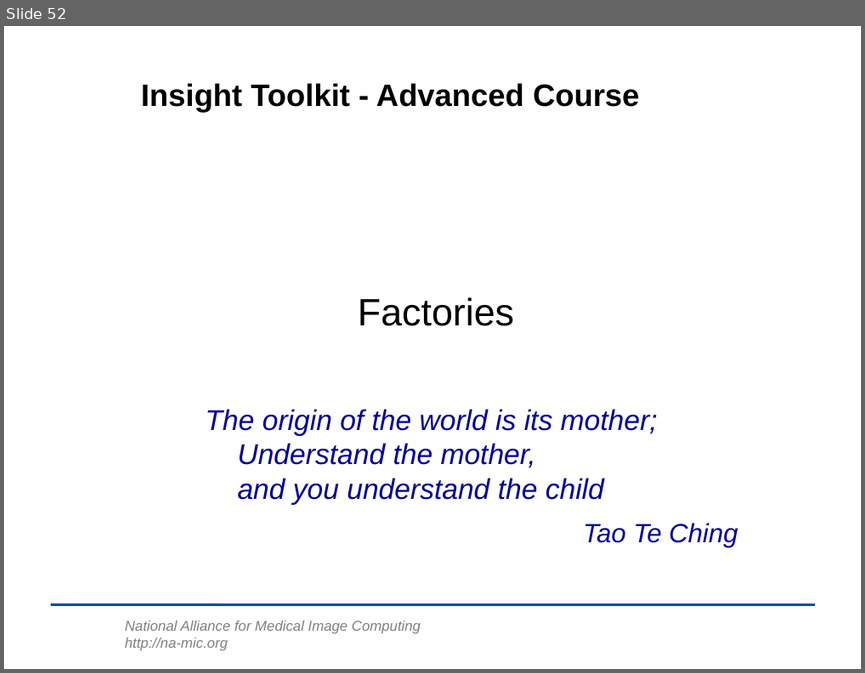
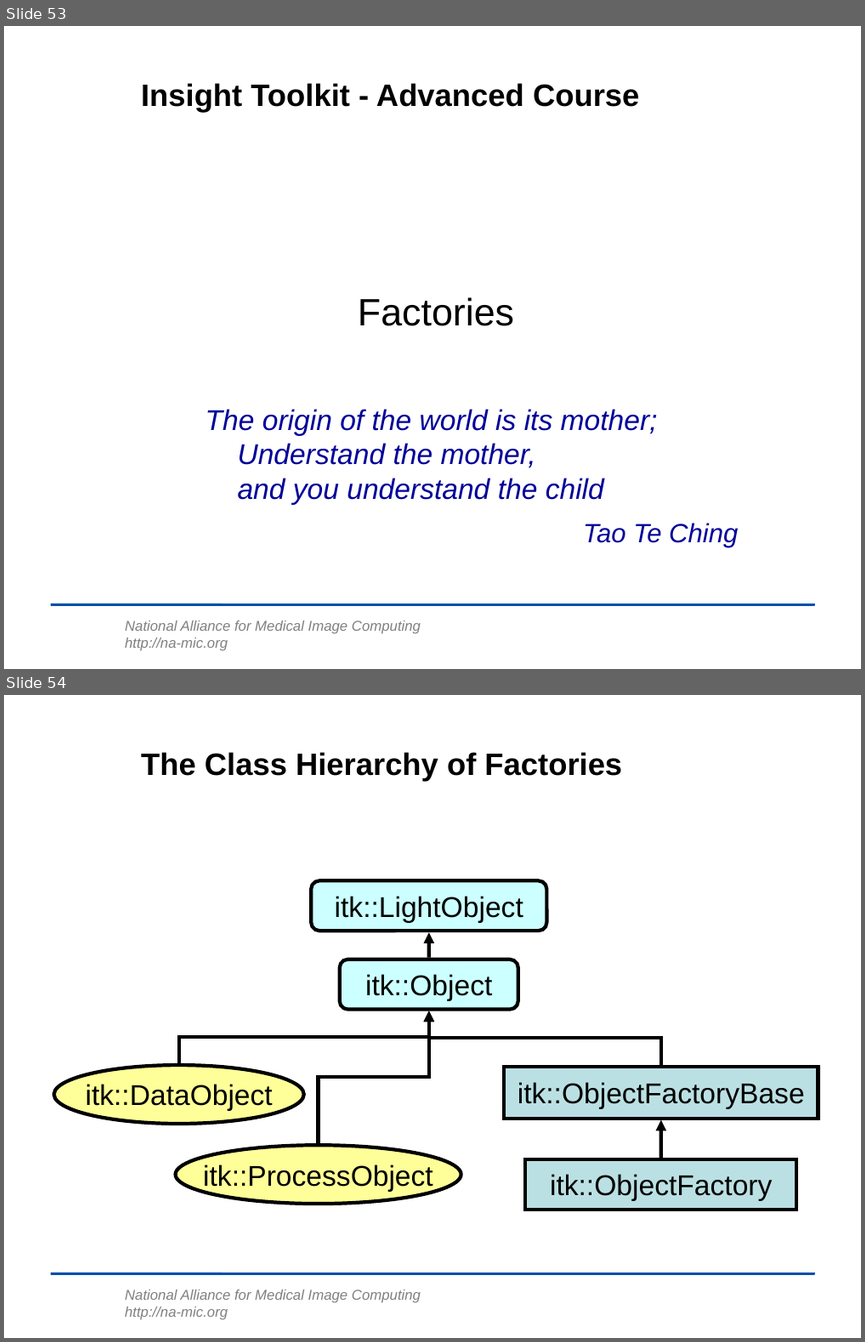
Before and after one commit to lheckemann/namic-sandbox, a slide deck: ITKAdvancedCourse/doc/presentations/Insight-DesignPatterns.ppt. Shown one above the other, each under a label of ours: slide 52 before the commit, slides 53 and 54 after it. The pictures are 865x673 and 865x1342 pixels, drawn with LibreOffice and Linux fonts; fonts in the diff are those of the drawing; background and template pictures are left out. Boxes give left, top, right and bottom in pixels: in the first picture for what was removed or moved away, otherwise in the second. Text is boxed around its words. In the diff, an @@ line names an element or a change of style, - is before the commit and + after.

Commit message:
ENH: Factories finished.      Traits finished.

```diff
--- a/ITKAdvancedCourse/doc/presentations/Insight-DesignPatterns.ppt
+++ b/ITKAdvancedCourse/doc/presentations/Insight-DesignPatterns.ppt
@@ slide 54 added at bbox=[4, 695, 861, 1338], background #FFFFFF; not listed: 2 template elements that a slide beside it also shows @@
@@ title added at bbox=[141, 752, 622, 781], 26 pt, text #000000, bold @@
+The Class Hierarchy of Factories
@@ rounded rectangle added at bbox=[311, 881, 546, 930], fill #CCFFFF, outline #000000 3 pt, 24 pt, text #000000 @@
+itk::LightObject
@@ arrow added from (429, 957) to (429, 932), #000000 3 pt @@
@@ rounded rectangle added at bbox=[340, 959, 518, 1009], fill #CCFFFF, outline #000000 3 pt, 24 pt, text #000000 @@
+itk::Object
@@ elbow arrow added from (179, 1063) to (429, 1011), #000000 3 pt @@
@@ elbow arrow added from (318, 1143) to (429, 1011), #000000 3 pt @@
@@ elbow arrow added from (661, 1064) to (429, 1011), #000000 3 pt @@
@@ ellipse added at bbox=[53, 1065, 304, 1123], fill #FFFF99, outline #000000 3 pt, 24 pt, text #000000 @@
+itk::DataObject
@@ rectangle added at bbox=[504, 1066, 818, 1117], fill #BBE0E3, outline #000000 3 pt, 24 pt, text #000000 @@
+itk::ObjectFactoryBase
@@ arrow added from (661, 1157) to (661, 1120), #000000 3 pt @@
@@ ellipse added at bbox=[176, 1145, 460, 1203], fill #FFFF99, outline #000000 3 pt, 24 pt, text #000000 @@
+itk::ProcessObject
@@ rectangle added at bbox=[525, 1159, 796, 1209], fill #BBE0E3, outline #000000 3 pt, 24 pt, text #000000 @@
+itk::ObjectFactory
@@ what was slide 52 is now slide 53 @@
```
Also in this commit, not shown: 2 slides changed, 14 other slides added.
